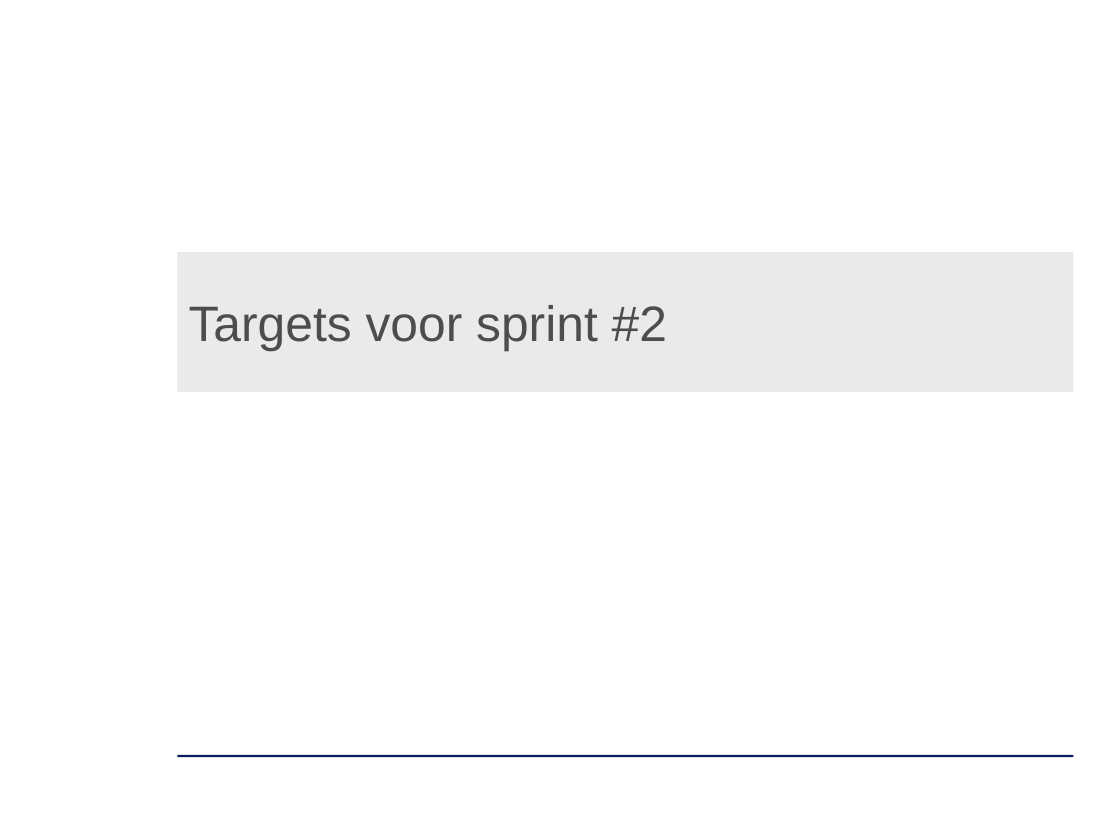
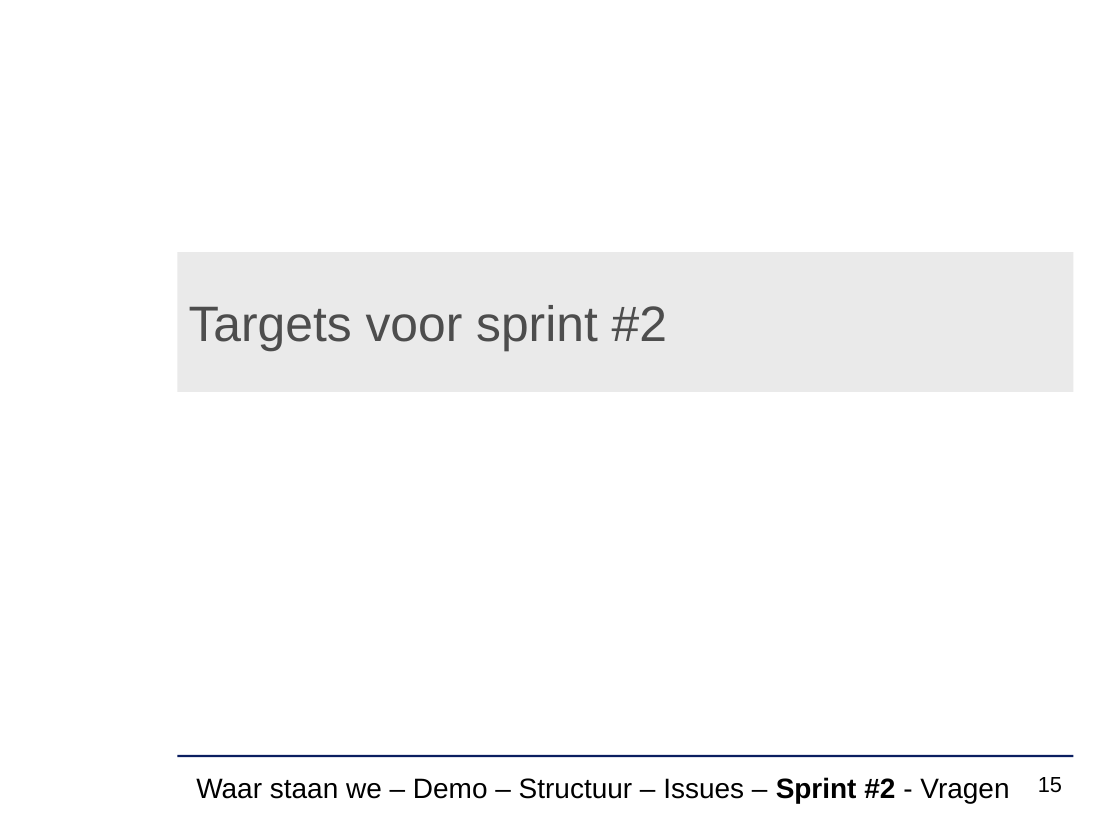
Before and after one commit to ghentlivinglab/Traffic-Travel-Time-Analyzer-4, a slide deck: slide 15 of Analyse/sprint1presentatie.pptx (slide 12 before the commit). Drawn at 1120x840 pixels with LibreOffice and Linux fonts; fonts in the diff are those of the drawing; background and template pictures are left out. Boxes give left, top, right and bottom in pixels: in the first picture for what was removed or moved away, otherwise in the second. Text is boxed around its words. In the diff, an @@ line names an element or a change of style, - is before the commit and + after.

Commit message:
update presentatie sprint 1

```diff
--- a/Analyse/sprint1presentatie.pptx
+++ b/Analyse/sprint1presentatie.pptx
@@ text added at <box>196,777,1009,803</box>, 18 pt, text #000000 @@
+Waar staan we – Demo – Structuur – Issues – Sprint #2 - Vragen
@@ page number added at <box>1038,777,1062,793</box>, 14 pt, text #000000 @@
+15
```
Also in this commit, not shown: 11 other slides changed, 7 slides added, 3 slides removed.
